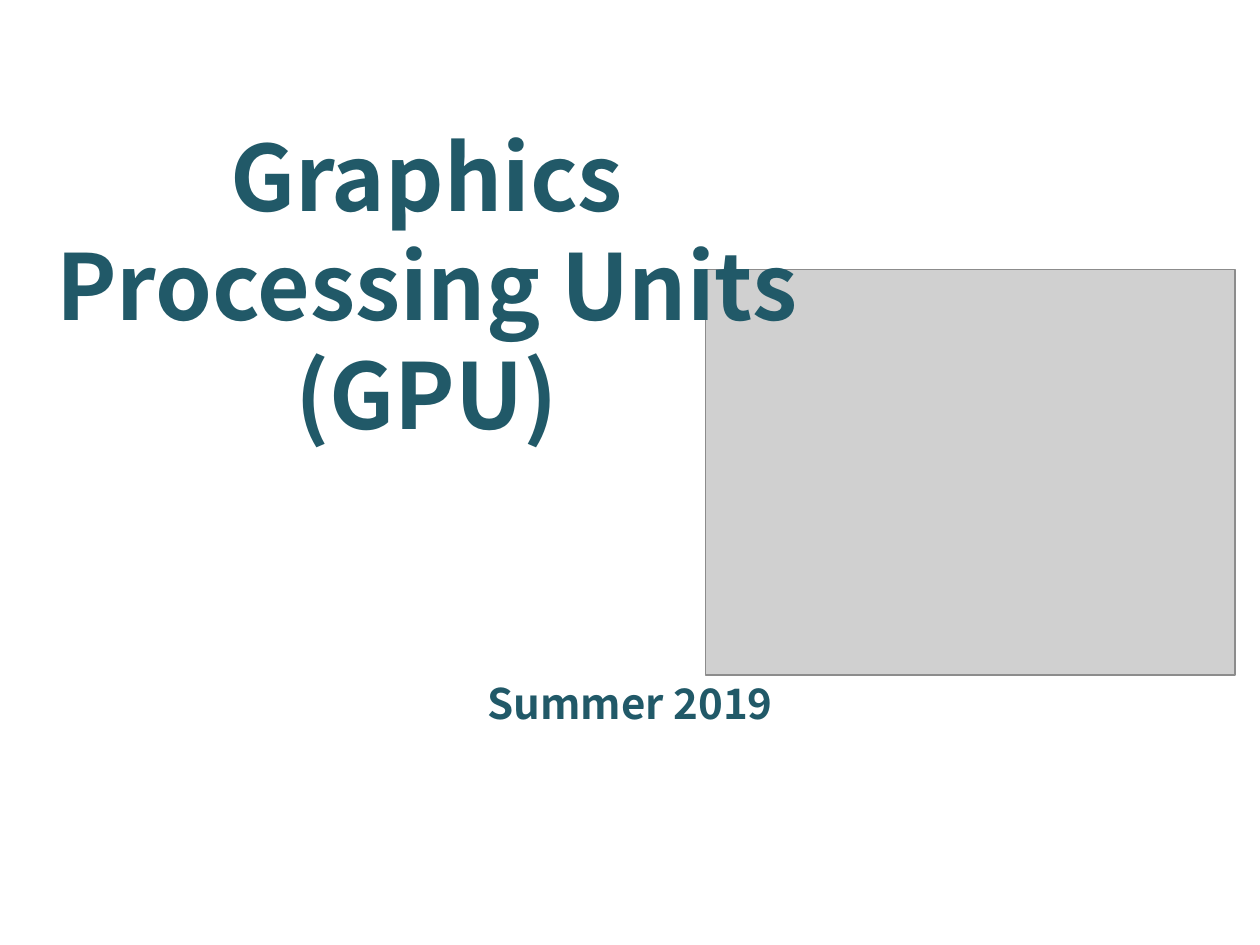
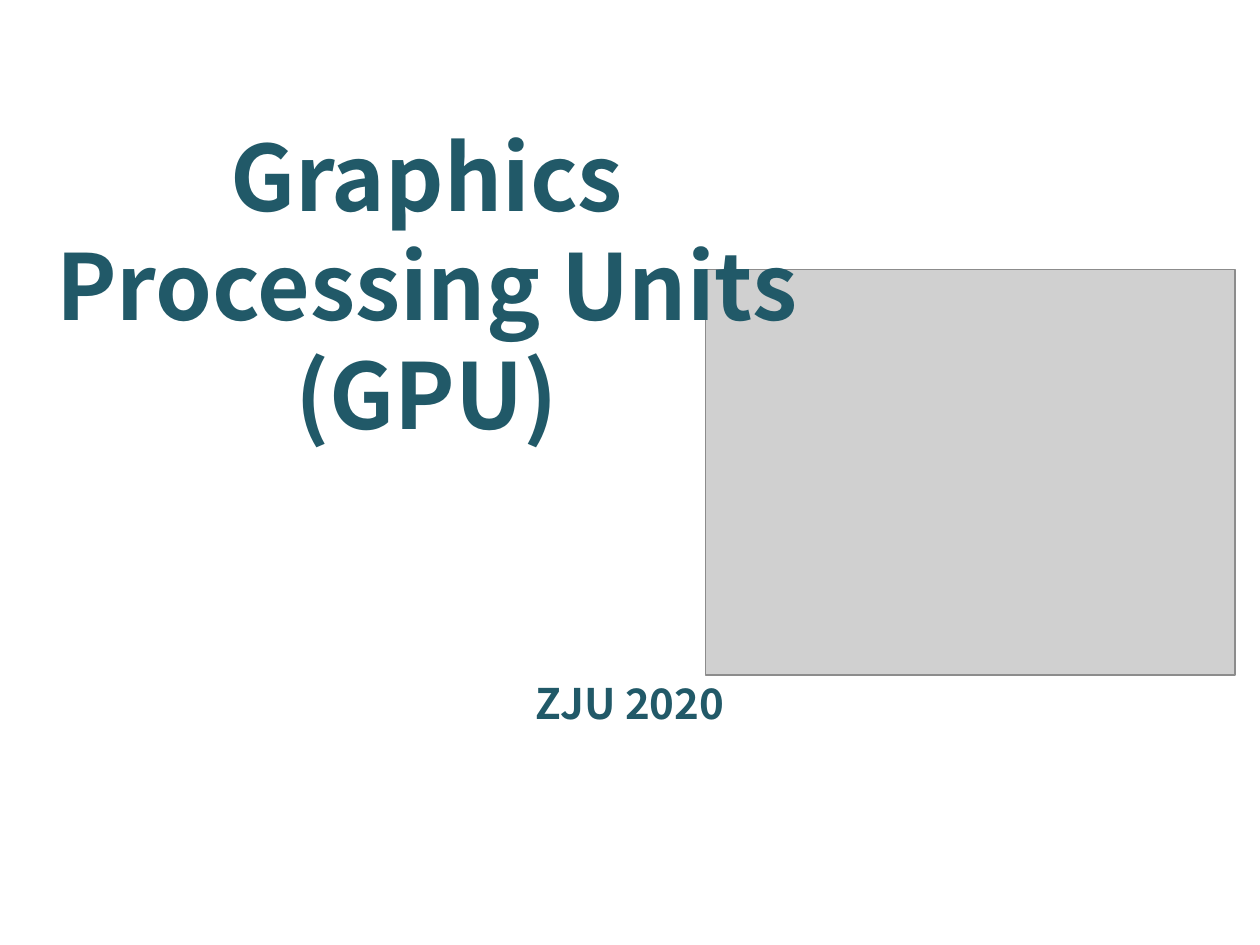
Before and after one commit to gulaoshi/gu.github.io, a slide deck: slide 1 of AdvOS/PPT+papers/L03-GPU.pptx. Drawn at 1260x945 pixels with LibreOffice and Linux fonts; fonts in the diff are those of the drawing; grey boxes stand for pictures; background and template pictures are left out. Boxes give left, top, right and bottom in pixels: in the first picture for what was removed or moved away, otherwise in the second. Text is boxed around its words. In the diff, an @@ line names an element or a change of style, - is before the commit and + after.

```diff
--- a/AdvOS/PPT+papers/L03-GPU.pptx
+++ b/AdvOS/PPT+papers/L03-GPU.pptx
@@ subtitle at [536,688,724,720]: text changed @@
-Summer 2019
+ZJU 2020
```
Also in this commit, not shown: 2 slides removed, 10 other files.
